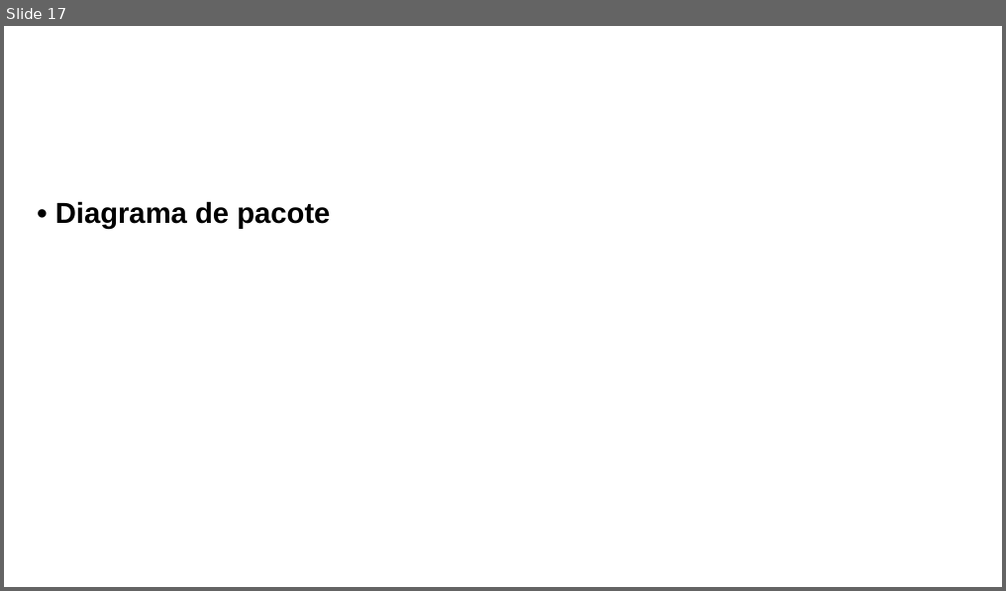
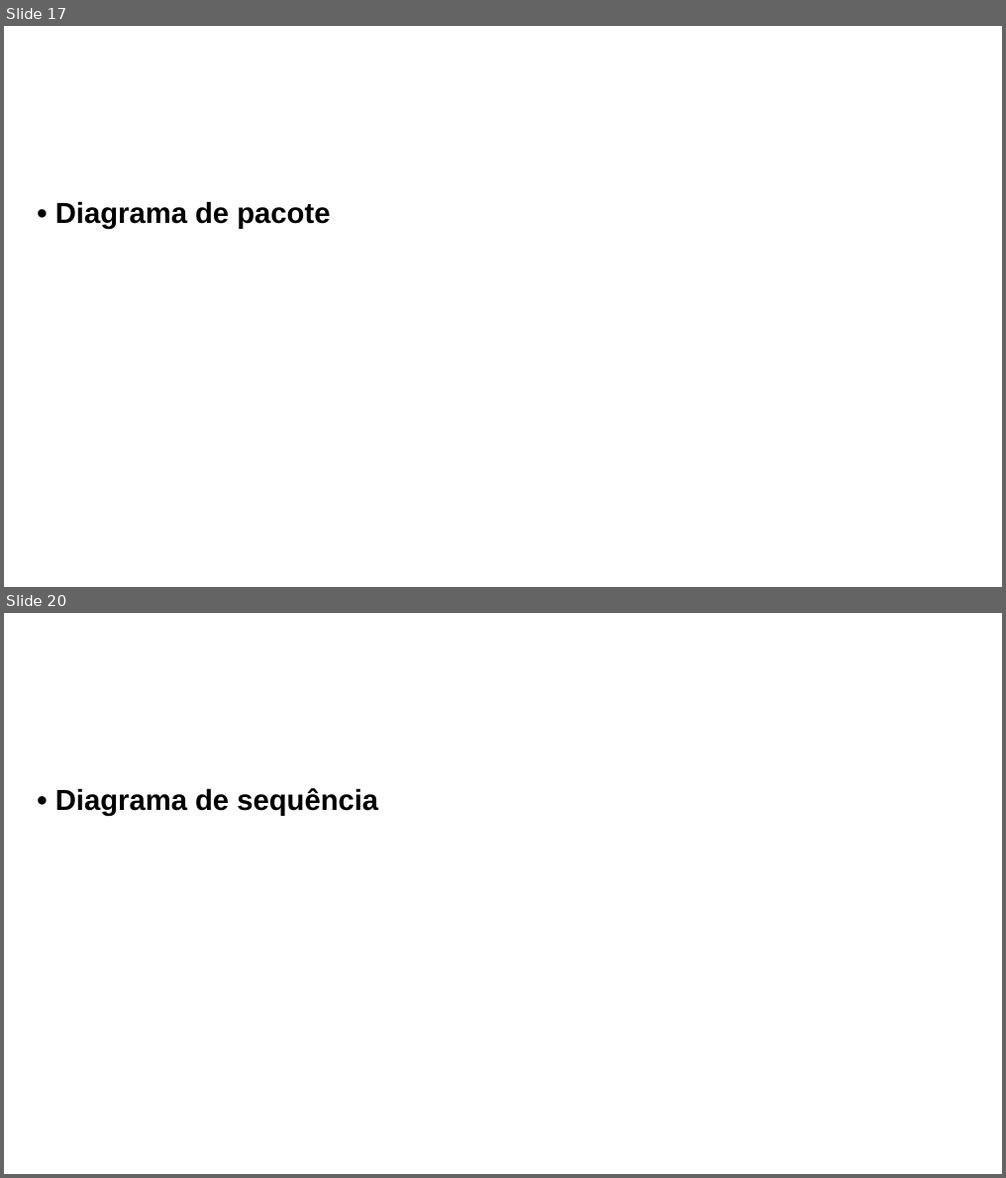
Before and after one commit to alanfranciscos/faitec-2024, a slide deck: docs/Eventify_PowerPoint.pptx. Shown one above the other, each under a label of ours: slide 17 before the commit, slides 17 and 20 after it; the slides between them are not shown. The pictures are 1006x591 and 1006x1178 pixels, drawn with LibreOffice and Linux fonts; fonts in the diff are those of the drawing; background and template pictures are left out. Boxes give left, top, right and bottom in pixels: in the first picture for what was removed or moved away, otherwise in the second. Text is boxed around its words. In the diff, an @@ line names an element or a change of style, - is before the commit and + after.

Commit message:
feat: adicao de classes no diagrama de classes e adicao de caso de uso na apresentacao

```diff
--- a/docs/Eventify_PowerPoint.pptx
+++ b/docs/Eventify_PowerPoint.pptx
@@ slide 20 added at box(4, 613, 1002, 1174), background picture (left out) @@
@@ text added at box(55, 788, 378, 816), 96 pt, text #000000, bold @@
+• Diagrama de sequência
```
Also in this commit, not shown: 1 slide changed, 8 other slides added, 4 slides removed, 2 other files.
